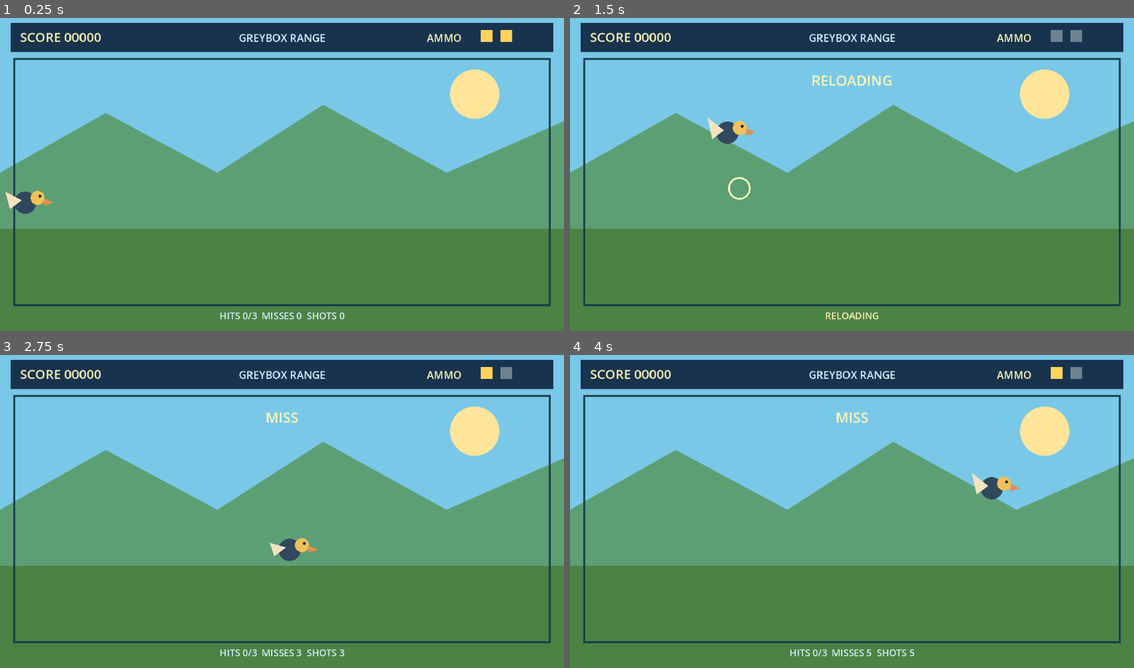
Above: before the commit, frames 1-4 (two rows, left to right).
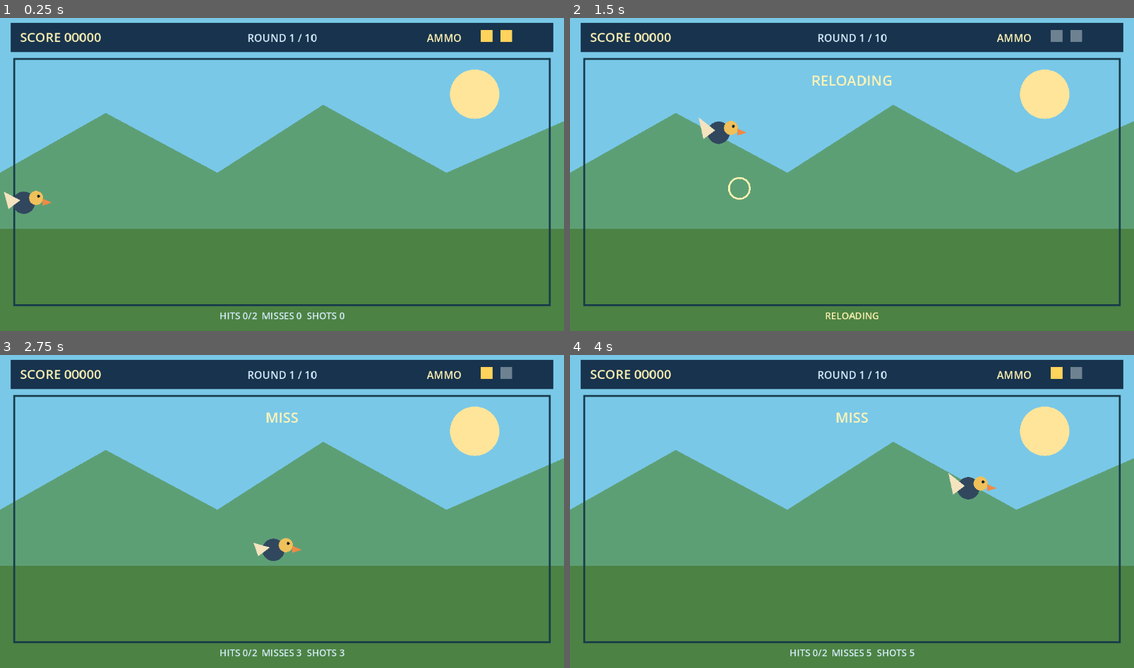
Above: after the commit, the same moments.

Repository: ranababu1/duckhunt
Game: Godot game, scene res://scenes/main/main.tscn
Two runs of this game, one before a commit and one after it. Both use one fixed random seed, a clock stepped at 60 frames per second and the inputs below.
Inputs (mouse positions are in pixels of both pictures, inside the frame that each line leads up to):
- Up to frame 1 (0.25 s): no input
- Up to frame 2 (1.5 s): move the mouse to (976, 155) at 0.52 s; click (976, 155) at 0.67 s; move the mouse to (739, 187) at 1.27 s; click (739, 187) at 1.42 s
- Up to frame 3 (2.75 s): move the mouse to (338, 439) at 2.02 s; click (338, 439) at 2.17 s
- Up to frame 4 (4 s): move the mouse to (823, 574) at 2.77 s; click (823, 574) at 2.92 s; move the mouse to (1021, 558) at 3.52 s; click (1021, 558) at 3.67 s

The runs differ from the first frame. In frame 1, 0.4% of the frame differs, in the area x 0-58%, y 4-97%; in frame 2, 0.7%; in frame 3, 0.8%; in frame 4, 0.9%, in the area x 42-80%, y 4-97%.

Commit message:
Add classic round progression

Diff:
--- /dev/null
+++ b/scripts/core/game_manager.gd
@@ -0,0 +1,64 @@
+class_name GameManager
+extends Node
+
+signal state_changed(previous_state: State, new_state: State)
+signal round_started(config: Resource)
+signal run_completed()
+
+enum State { MENU, PLAYING, ROUND_CLEAR, GAME_OVER, RUN_COMPLETE }
+
+const ROUND_TRANSITION_DURATION := 0.8
+
+var state := State.MENU
+var round_configs: Array = []
+var current_round_index := 0
+var transition_remaining := 0.0
+
+func configure(new_round_configs: Array) -> void:
+	round_configs = new_round_configs
+
+func start_run() -> void:
+	current_round_index = 0
+	_start_current_round()
+
+func on_round_cleared() -> void:
+	if state != State.PLAYING:
+		return
+	if current_round_index + 1 >= round_configs.size():
+		_transition_to(State.RUN_COMPLETE)
+		run_completed.emit()
+		return
+	_transition_to(State.ROUND_CLEAR)
+	transition_remaining = ROUND_TRANSITION_DURATION
+
+func on_round_failed() -> void:
+	if state == State.PLAYING:
+		_transition_to(State.GAME_OVER)
+
+func _process(delta: float) -> void:
+	if state != State.ROUND_CLEAR:
+		return
+	transition_remaining -= delta
+	if transition_remaining <= 0.0:
+		current_round_index += 1
+		_start_current_round()
+
+func current_config() -> Resource:
+	if round_configs.is_empty():
+		return null
+	return round_configs[current_round_index]
+
+func _start_current_round() -> void:
+	if round_configs.is_empty():
+		push_error("GameManager requires at least one round configuration.")
+		_transition_to(State.MENU)
+		return
+	_transition_to(State.PLAYING)
+	round_started.emit(current_config())
+
+func _transition_to(new_state: State) -> void:
+	if state == new_state:
+		return
+	var previous_state := state
+	state = new_state
+	state_changed.emit(previous_state, state)
--- /dev/null
+++ b/scripts/data/round_catalog.gd
@@ -0,0 +1,31 @@
+class_name RoundCatalog
+extends RefCounted
+
+const RoundConfigScript = preload("res://scripts/data/round_config.gd")
+
+static func classic_mode() -> Array:
+	var rounds: Array = []
+	var definitions := [
+		[3, 1, 0.85, 170.0, 2, 2], [3, 1, 0.80, 180.0, 2, 2],
+		[4, 1, 0.75, 190.0, 3, 2], [4, 1, 0.70, 205.0, 3, 2],
+		[5, 1, 0.65, 220.0, 3, 2], [5, 1, 0.60, 235.0, 4, 2],
+		[6, 2, 0.58, 245.0, 4, 2], [6, 2, 0.55, 255.0, 4, 1],
+		[7, 2, 0.52, 270.0, 5, 1], [8, 2, 0.50, 285.0, 6, 1]
+	]
+	for index in definitions.size():
+		var definition: Array = definitions[index]
+		var config = RoundConfigScript.new()
+		config.round_number = index + 1
+		config.duck_count = definition[0]
+		config.ducks_per_wave = definition[1]
+		config.spawn_interval = definition[2]
+		config.min_flight_speed = definition[3]
+		config.max_flight_speed = definition[3] + 20.0
+		config.required_hits = definition[4]
+		config.allowed_escapes = definition[5]
+		config.movement_pattern_pool.clear()
+		config.movement_pattern_pool.append("sine")
+		if index >= 3:
+			config.movement_pattern_pool.append("diagonal")
+		rounds.append(config)
+	return rounds
--- /dev/null
+++ b/scripts/data/round_config.gd
@@ -0,0 +1,14 @@
+class_name RoundConfig
+extends Resource
+
+@export var round_number := 1
+@export var duck_count := 3
+@export var ducks_per_wave := 1
+@export var spawn_interval := 0.8
+@export var min_flight_speed := 180.0
+@export var max_flight_speed := 180.0
+@export var movement_pattern_pool: Array[String] = ["sine"]
+@export var required_hits := 2
+@export var allowed_escapes := 2
+@export var ammo_per_magazine := 2
+@export var reload_duration := 0.75
--- a/scripts/gameplay/prototype_game.gd
+++ b/scripts/gameplay/prototype_game.gd
@@ -9,11 +9,15 @@
 const WeaponControllerScript = preload("res://scripts/gameplay/weapon_controller.gd")
 const RunControllerScript = preload("res://scripts/gameplay/run_controller.gd")
 const RoundControllerScript = preload("res://scripts/gameplay/round_controller.gd")
+const GameManagerScript = preload("res://scripts/core/game_manager.gd")
+const RoundCatalogScript = preload("res://scripts/data/round_catalog.gd")
 
 var duck
 var weapon
 var run
 var round
+var game_manager
+var active_round_config
 var feedback := "TAP THE DUCK"
 var feedback_time := 0.0
 var shot_marker := Vector2.ZERO
@@ -23,10 +27,12 @@
 	weapon = WeaponControllerScript.new()
 	run = RunControllerScript.new()
 	round = RoundControllerScript.new()
+	game_manager = GameManagerScript.new()
 	duck = DuckScript.new()
 	add_child(weapon)
 	add_child(run)
 	add_child(round)
+	add_child(game_manager)
 	add_child(duck)
 	weapon.shot_fired.connect(_resolve_shot)
 	weapon.reload_started.connect(func() -> void: _show_feedback("RELOADING"))
@@ -34,9 +40,13 @@
 	duck.resolved_hit.connect(_on_duck_hit)
 	duck.resolved_escape.connect(_on_duck_escaped)
 	duck.terminal_animation_finished.connect(_on_duck_terminal_finished)
-	round.round_cleared.connect(func() -> void: _show_feedback("ROUND CLEAR"))
-	round.round_failed.connect(func() -> void: _show_feedback("ROUND FAILED"))
-	_spawn_duck()
+	round.round_cleared.connect(_on_round_cleared)
+	round.round_failed.connect(_on_round_failed)
+	game_manager.round_started.connect(_apply_round_config)
+	game_manager.state_changed.connect(_on_game_state_changed)
+	game_manager.configure(RoundCatalogScript.classic_mode())
+	run.reset_run()
+	game_manager.start_run()
 	queue_redraw()
 
 func _process(delta: float) -> void:
@@ -54,6 +64,8 @@
 
 func _try_fire(shot_position: Vector2) -> void:
 	if not PLAYFIELD.has_point(shot_position):
+		return
+	if game_manager.state != game_manager.State.PLAYING:
 		return
 	if weapon.is_reloading:
 		_show_feedback("RELOADING")
@@ -78,11 +90,32 @@
 	_show_feedback("ESCAPED")
 
 func _on_duck_terminal_finished(_duck: Node2D) -> void:
-	if not round.is_finished:
+	if game_manager.state == game_manager.State.PLAYING and not round.is_finished:
 		_spawn_duck()
 
+func _on_round_cleared() -> void:
+	game_manager.on_round_cleared()
+
+func _on_round_failed() -> void:
+	game_manager.on_round_failed()
+
+func _apply_round_config(config: Resource) -> void:
+	active_round_config = config
+	round.start_round(config)
+	weapon.configure(config.ammo_per_magazine, config.reload_duration)
+	_spawn_duck()
+
+func _on_game_state_changed(_previous_state: int, new_state: int) -> void:
+	if new_state == game_manager.State.ROUND_CLEAR:
+		_show_feedback("ROUND %d CLEAR" % active_round_config.round_number)
+	elif new_state == game_manager.State.GAME_OVER:
+		_show_feedback("GAME OVER")
+	elif new_state == game_manager.State.RUN_COMPLETE:
+		_show_feedback("CLASSIC MODE CLEAR")
+
 func _spawn_duck() -> void:
-	duck.start_flight(Vector2(PLAYFIELD.position.x - DUCK_RADIUS, 272.0), PLAYFIELD, Vector2(180.0, 0.0))
+	var speed: float = active_round_config.min_flight_speed
+	duck.start_flight(Vector2(PLAYFIELD.position.x - DUCK_RADIUS, 272.0), PLAYFIELD, Vector2(speed, 0.0))
 
 func _show_feedback(message: String) -> void:
 	feedback = message
@@ -104,7 +137,8 @@
 func _draw_hud() -> void:
 	draw_rect(Rect2(18, 14, 924, 50), Color("18334d"))
 	_draw_text("SCORE %05d" % run.score, Vector2(34, 47), 22, Color("fff4b5"))
-	_draw_centered_text("GREYBOX RANGE", Vector2(480, 47), 18, Color("d9f0ff"))
+	var round_label := "ROUND -- / 10" if active_round_config == null else "ROUND %d / 10" % active_round_config.round_number
+	_draw_centered_text(round_label, Vector2(480, 47), 18, Color("d9f0ff"))
 	_draw_text("AMMO", Vector2(726, 47), 18, Color("fff4b5"))
 	for index in weapon.magazine_capacity:
 		var bullet_color := Color("ffd35c") if index < weapon.current_ammo else Color("6d8291")
--- a/scripts/gameplay/round_controller.gd
+++ b/scripts/gameplay/round_controller.gd
@@ -12,6 +12,14 @@
 var round_hits := 0
 var escapes := 0
 var is_finished := false
+
+func start_round(config: Resource) -> void:
+	required_hits = config.required_hits
+	allowed_escapes = config.allowed_escapes
+	round_hits = 0
+	escapes = 0
+	is_finished = false
+	quota_changed.emit(round_hits, required_hits)
 
 func register_hit() -> void:
 	if is_finished:
--- a/scripts/gameplay/run_controller.gd
+++ b/scripts/gameplay/run_controller.gd
@@ -7,6 +7,13 @@
 var hits := 0
 var misses := 0
 var score := 0
+
+func reset_run() -> void:
+	shots_fired = 0
+	hits = 0
+	misses = 0
+	score = 0
+	_emit_counters()
 
 func record_shot() -> void:
 	shots_fired += 1
--- a/scripts/gameplay/weapon_controller.gd
+++ b/scripts/gameplay/weapon_controller.gd
@@ -15,6 +15,14 @@
 
 func _ready() -> void:
 	current_ammo = magazine_capacity
+	ammo_changed.emit(current_ammo, magazine_capacity)
+
+func configure(new_capacity: int, new_reload_duration: float) -> void:
+	magazine_capacity = new_capacity
+	reload_duration = new_reload_duration
+	current_ammo = magazine_capacity
+	is_reloading = false
+	reload_remaining = 0.0
 	ammo_changed.emit(current_ammo, magazine_capacity)
 
 func request_fire(shot_position: Vector2) -> bool:
--- a/tests/gameplay_logic_test.gd
+++ b/tests/gameplay_logic_test.gd
@@ -4,6 +4,8 @@
 const WeaponControllerScript = preload("res://scripts/gameplay/weapon_controller.gd")
 const RunControllerScript = preload("res://scripts/gameplay/run_controller.gd")
 const RoundControllerScript = preload("res://scripts/gameplay/round_controller.gd")
+const RoundCatalogScript = preload("res://scripts/data/round_catalog.gd")
+const GameManagerScript = preload("res://scripts/core/game_manager.gd")
 
 var failures: Array[String] = []
 
@@ -12,6 +14,7 @@
 	_test_accuracy_with_zero_shots()
 	_test_round_outcomes()
 	_test_duck_terminal_states()
+	_test_classic_round_progression()
 	if failures.is_empty():
 		print("PASS: gameplay logic tests")
 		quit(0)
@@ -72,6 +75,20 @@
 	_assert(not duck.try_hit(duck.position), "escaped duck must reject attempted hits")
 	duck.free()
 
+func _test_classic_round_progression() -> void:
+	var configs: Array = RoundCatalogScript.classic_mode()
+	_assert(configs.size() == 10, "classic mode must provide ten rounds")
+	_assert(configs[0].round_number == 1 and configs[9].round_number == 10, "round numbers must span one through ten")
+	_assert(configs[9].min_flight_speed > configs[0].min_flight_speed, "later rounds must increase flight speed")
+	var manager = GameManagerScript.new()
+	manager.configure(configs)
+	manager.start_run()
+	_assert(manager.state == manager.State.PLAYING, "starting a configured run should enter playing state")
+	manager.on_round_cleared()
+	manager._process(manager.ROUND_TRANSITION_DURATION)
+	_assert(manager.current_round_index == 1, "cleared round should advance to the next round")
+	manager.free()
+
 func _assert(condition: bool, description: String) -> void:
 	if not condition:
 		failures.append(description)
Not shown, changed: doc/changelog.md
Not shown, changed: doc/currentstate.md
